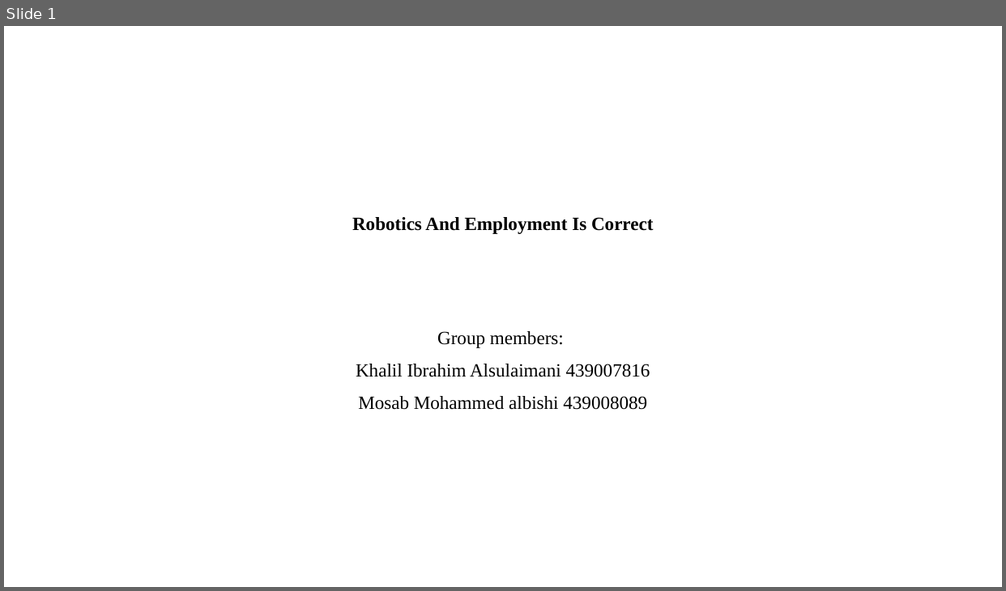
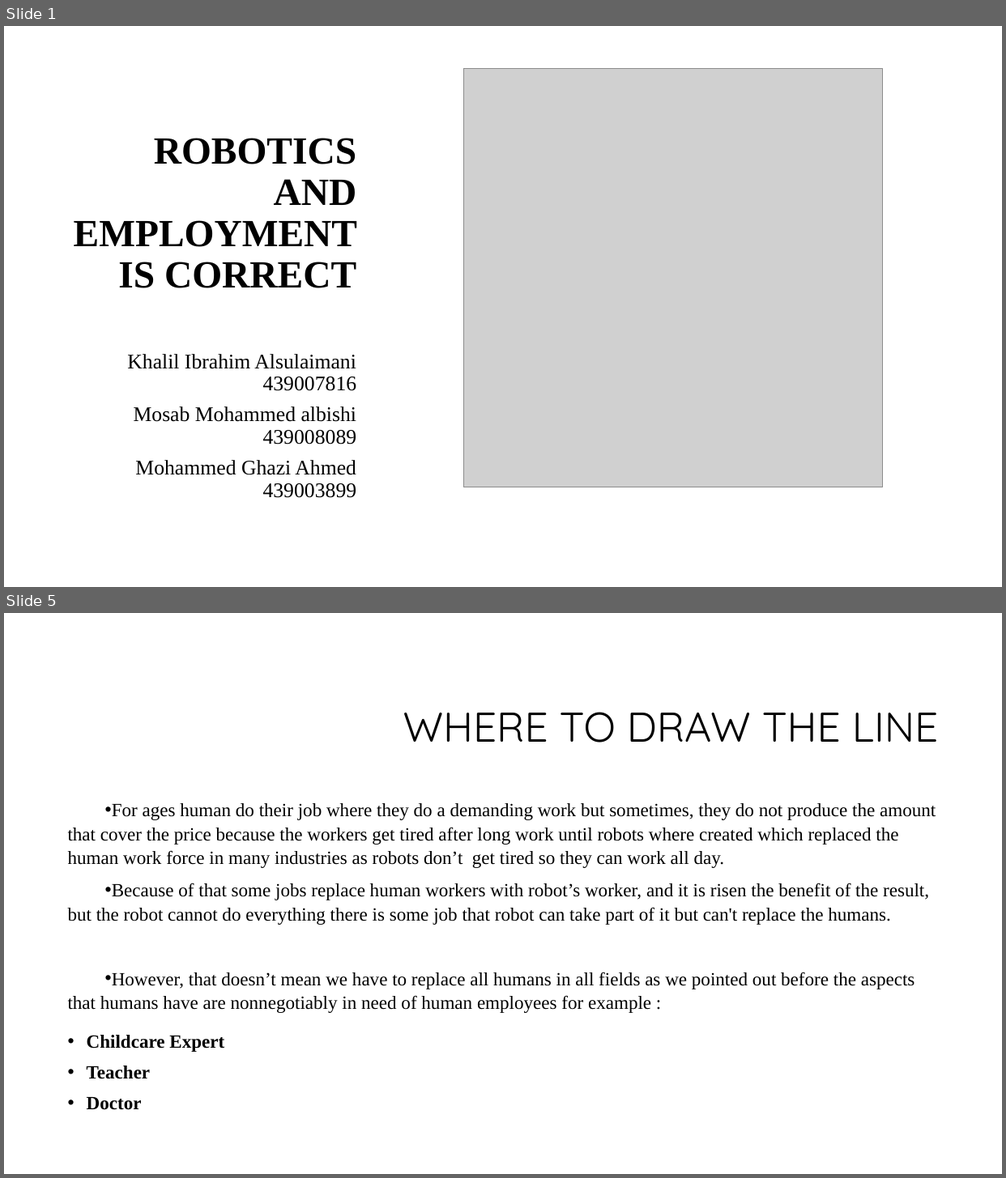
Before and after one commit to khalilAlsulaimani/Computers-And-Society-Project, a slide deck: Research Presntation.pptx. Shown one above the other, each under a label of ours: slide 1 before the commit, slides 1 and 5 after it; the slides between them are not shown. The pictures are 1006x591 and 1006x1178 pixels, drawn with LibreOffice and Linux fonts; fonts in the diff are those of the drawing; grey boxes stand for pictures; background and template pictures are left out. Boxes give left, top, right and bottom in pixels: in the first picture for what was removed or moved away, otherwise in the second. Text is boxed around its words. In the diff, an @@ line names an element or a change of style, - is before the commit and + after.

```diff
--- a/Research Presntation.pptx
+++ b/Research Presntation.pptx
@@ slide 5 added at bbox=[4, 613, 1002, 1174], background #FFFFFF @@
@@ title added at bbox=[403, 712, 939, 743], 40 pt, text #000000 @@
+WHERE TO DRAW THE LINE
@@ text added at bbox=[68, 803, 936, 1110], 18 pt, text #000000 @@
+• For ages human do their job where they do a demanding work but sometimes, they do not produce the amount that cover the price because the workers get tired after long work until robots where created which replaced the human work force in many industries as robots don’t get tired so they can work all day.
+• Because of that some jobs replace human workers with robot’s worker, and it is risen the benefit of the result, but the robot cannot do everything there is some job that robot can take part of it but can't replace the humans.
+• However, that doesn’t mean we have to replace all humans in all fields as we pointed out before the aspects that humans have are nonnegotiably in need of human employees for example :
+• Childcare Expert
+• Teacher
+• Doctor
@@ slide 1 changed as well @@
@@ picture added at bbox=[463, 69, 882, 487] @@
@@ title at bbox=[74, 138, 357, 288]: text changed; size 18 to 37 pt @@
-Robotics And Employment Is Correct
+ROBOTICS AND EMPLOYMENT IS CORRECT
@@ subtitle at bbox=[437, 331, 564, 348]: paragraph removed @@
-Group members:
@@ subtitle "Khalil Ibrahim Alsulaimani 439007816": place and size @@
-subtitle "Khalil Ibrahim Alsulaimani 439007816" at bbox=[356, 331, 650, 410]
+subtitle "Khalil Ibrahim Alsulaimani 439007816" at bbox=[127, 354, 357, 498]
@@ subtitle at bbox=[127, 354, 357, 445]: size 18 to 20 pt in "Khalil Ibrahim Alsulaimani 439007816", "Mosab Mohammed albishi 439008089"; alignment centre to right; line spacing 1.07 to 0.9 @@
@@ subtitle at bbox=[135, 460, 357, 498]: paragraph added @@
+Mohammed Ghazi Ahmed 439003899
```
Also in this commit, not shown: 6 other slides added, 6 slides removed.
